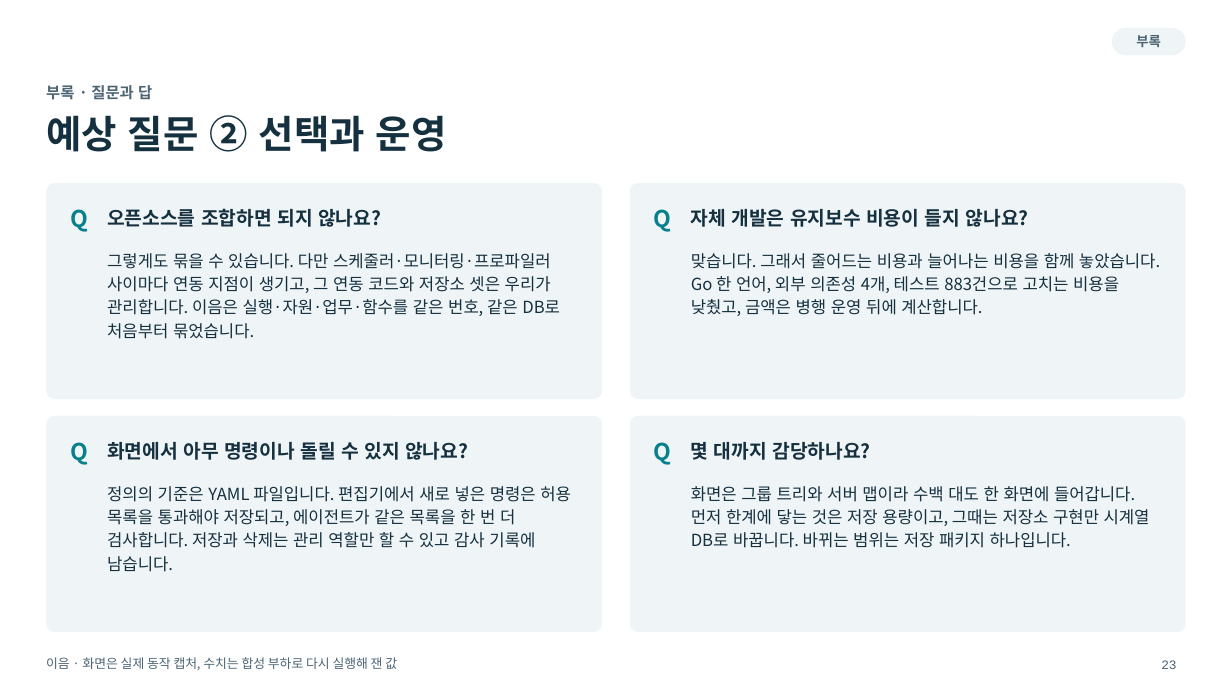
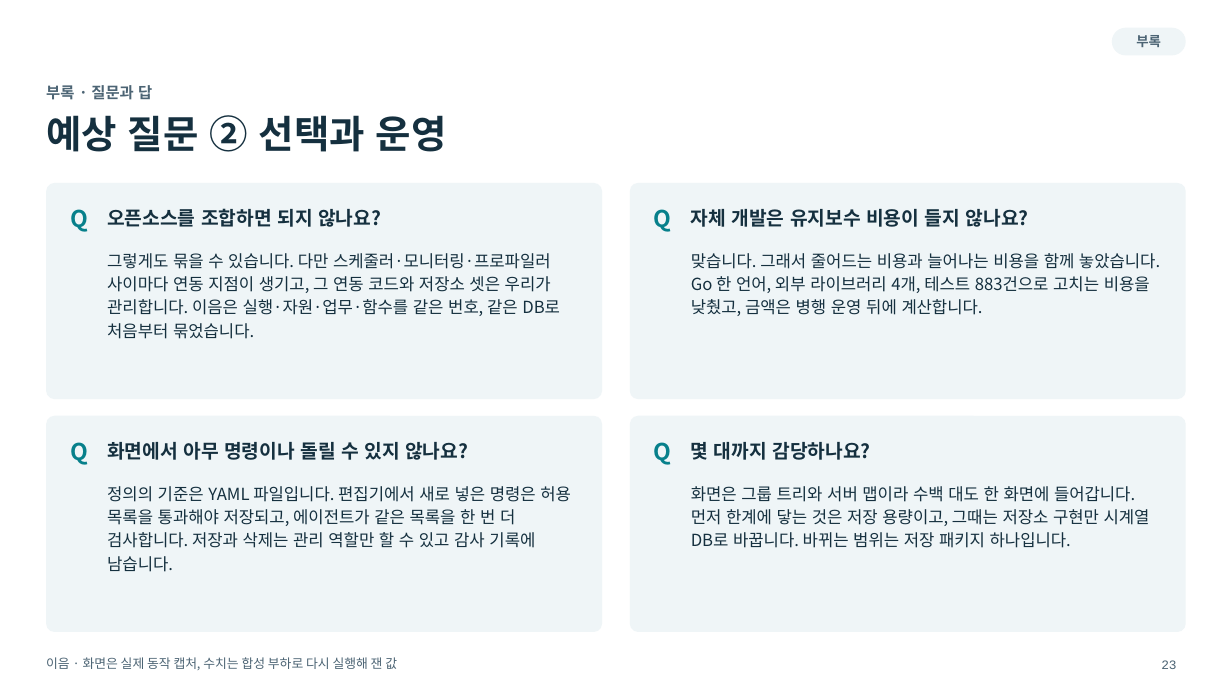
Before and after one commit to bulletgirls/contune, a slide deck: slide 23 of docs/submission/eum-presentation.pptx. Drawn at 1232x693 pixels with LibreOffice and Linux fonts; fonts in the diff are those of the drawing; background and template pictures are left out. Boxes give left, top, right and bottom in pixels: in the first picture for what was removed or moved away, otherwise in the second. Text is boxed around its words. In the diff, an @@ line names an element or a change of style, - is before the commit and + after.

```diff
--- a/docs/submission/eum-presentation.pptx
+++ b/docs/submission/eum-presentation.pptx
@@ text at <box>691,253,1160,316</box>: text changed @@
-맞습니다. 그래서 줄어드는 비용과 늘어나는 비용을 함께 놓았습니다. Go 한 언어, 외부 의존성 4개, 테스트 883건으로 고치는 비용을 낮췄고, 금액은 병행 운영 뒤에 계산합니다.
+맞습니다. 그래서 줄어드는 비용과 늘어나는 비용을 함께 놓았습니다. Go 한 언어, 외부 라이브러리 4개, 테스트 883건으로 고치는 비용을 낮췄고, 금액은 병행 운영 뒤에 계산합니다.
```
Also in this commit, not shown: 13 other slides changed, 8 other files.
